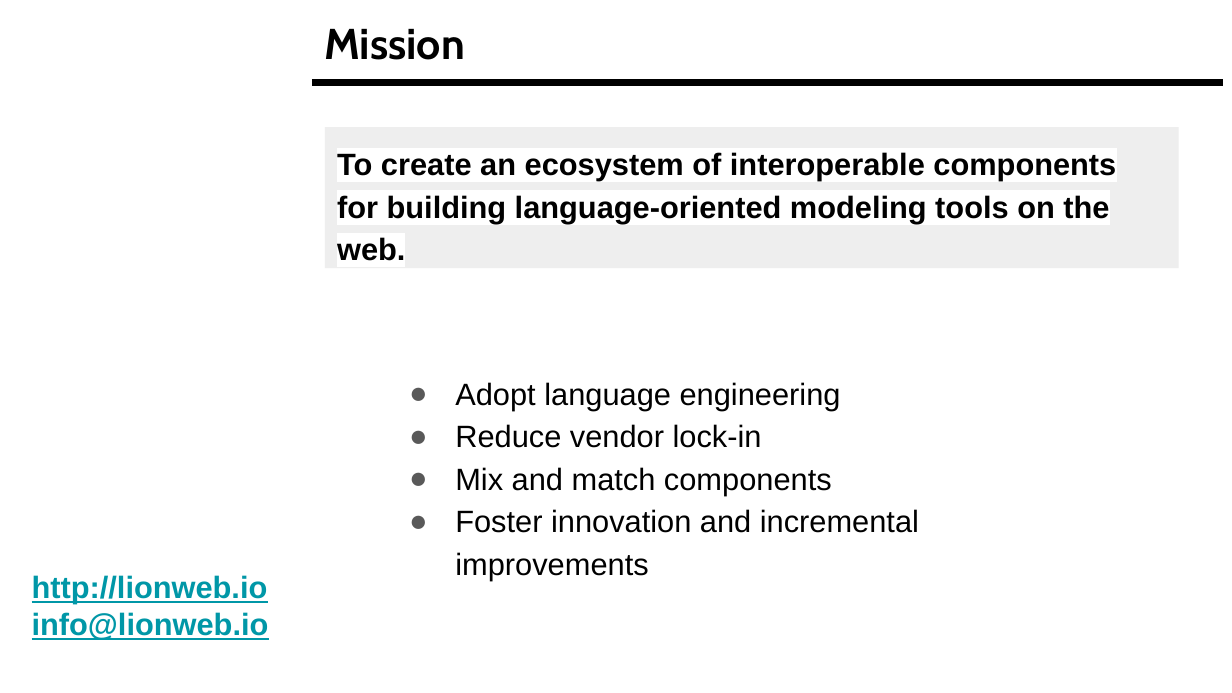
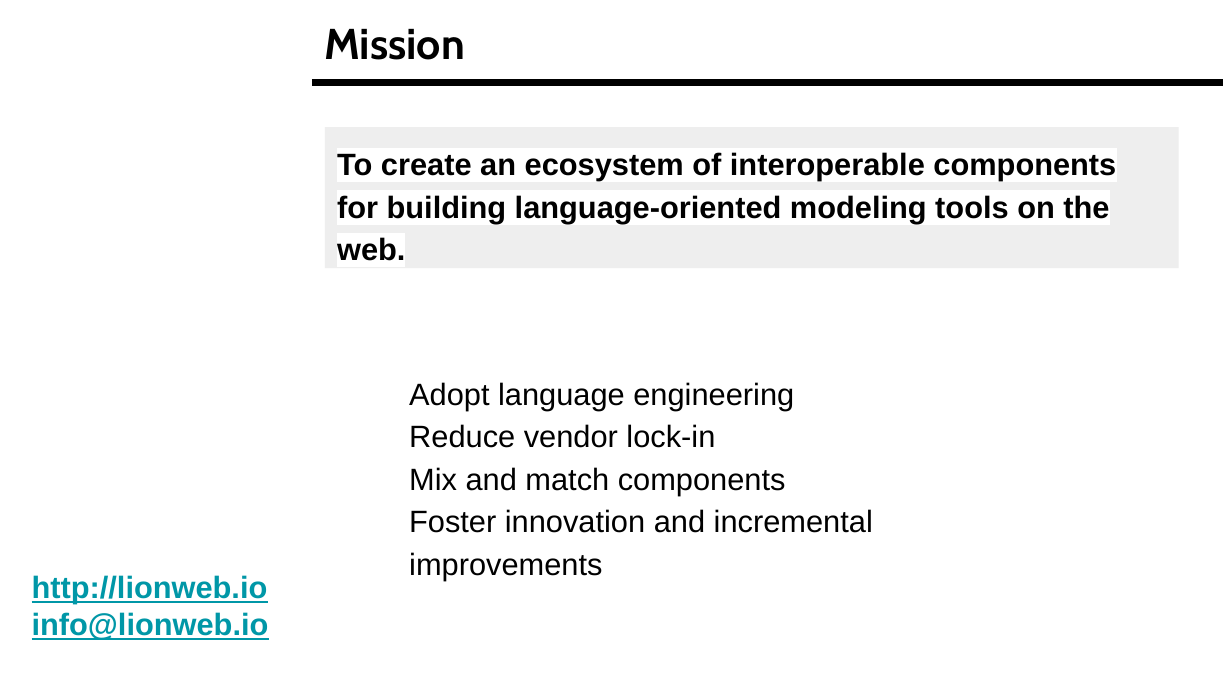
Before and after one commit to LionWeb-io/specification, a slide deck: slide 3 of resources/LangDev Talk.pptx. Drawn at 1232x693 pixels with LibreOffice and Linux fonts; fonts in the diff are those of the drawing; background and template pictures are left out. Boxes give left, top, right and bottom in pixels: in the first picture for what was removed or moved away, otherwise in the second. Text is boxed around its words. In the diff, an @@ line names an element or a change of style, - is before the commit and + after.

```diff
--- a/resources/LangDev Talk.pptx
+++ b/resources/LangDev Talk.pptx
@@ text "Adopt language engineering" at [409,382,873,580]: bullet ● to none @@
```
Also in this commit, not shown: 5 other slides changed, 3 slides removed.
